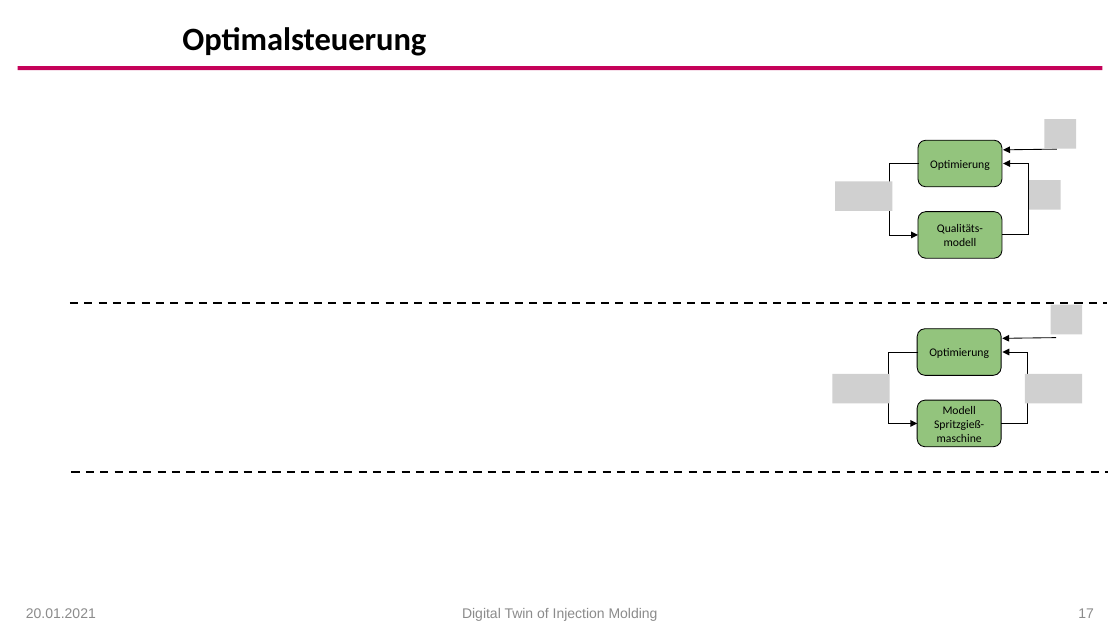
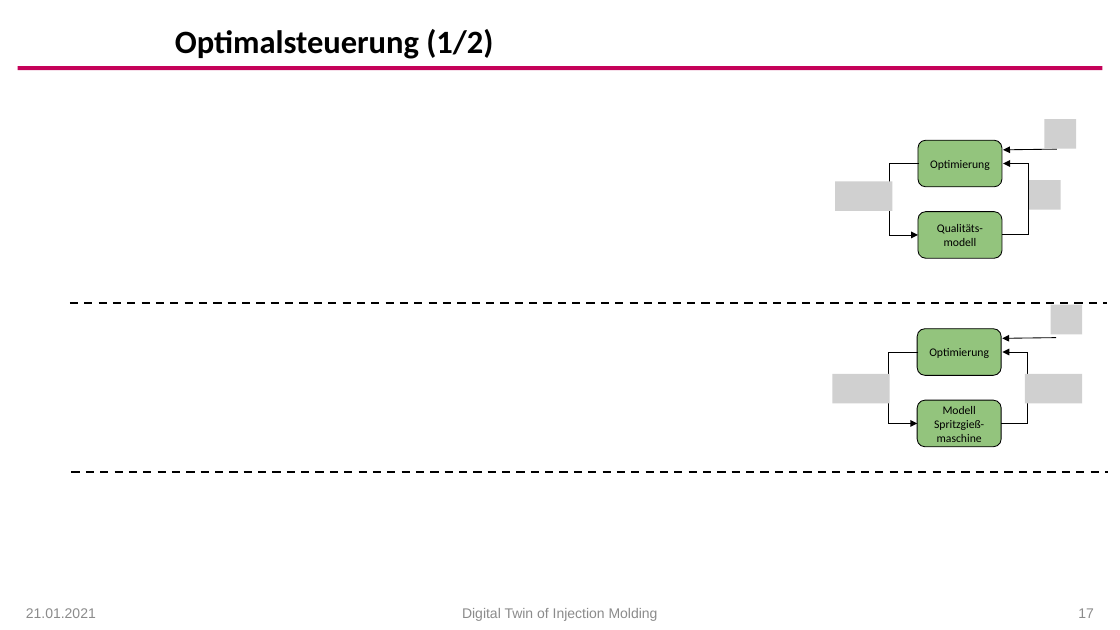
Before and after one commit to arehmer/DigitalTwinInjectionMoulding, a slide deck: slide 17 of Präsentationen/Kick-Off.pptx. Drawn at 1120x630 pixels with LibreOffice and Linux fonts; fonts in the diff are those of the drawing; grey boxes stand for pictures; background and template pictures are left out. Boxes give left, top, right and bottom in pixels: in the first picture for what was removed or moved away, otherwise in the second. Text is boxed around its words. In the diff, an @@ line names an element or a change of style, - is before the commit and + after.

```diff
--- a/Präsentationen/Kick-Off.pptx
+++ b/Präsentationen/Kick-Off.pptx
@@ text at [175, 29, 493, 59]: text changed @@
-Optimalsteuerung
+Optimalsteuerung (1/2)
@@ text at [26, 608, 96, 618]: text changed @@
-20.01.2021
+21.01.2021
```
Also in this commit, not shown: 9 other slides changed, 5 slides added, 1 slide removed, 2 other files.
